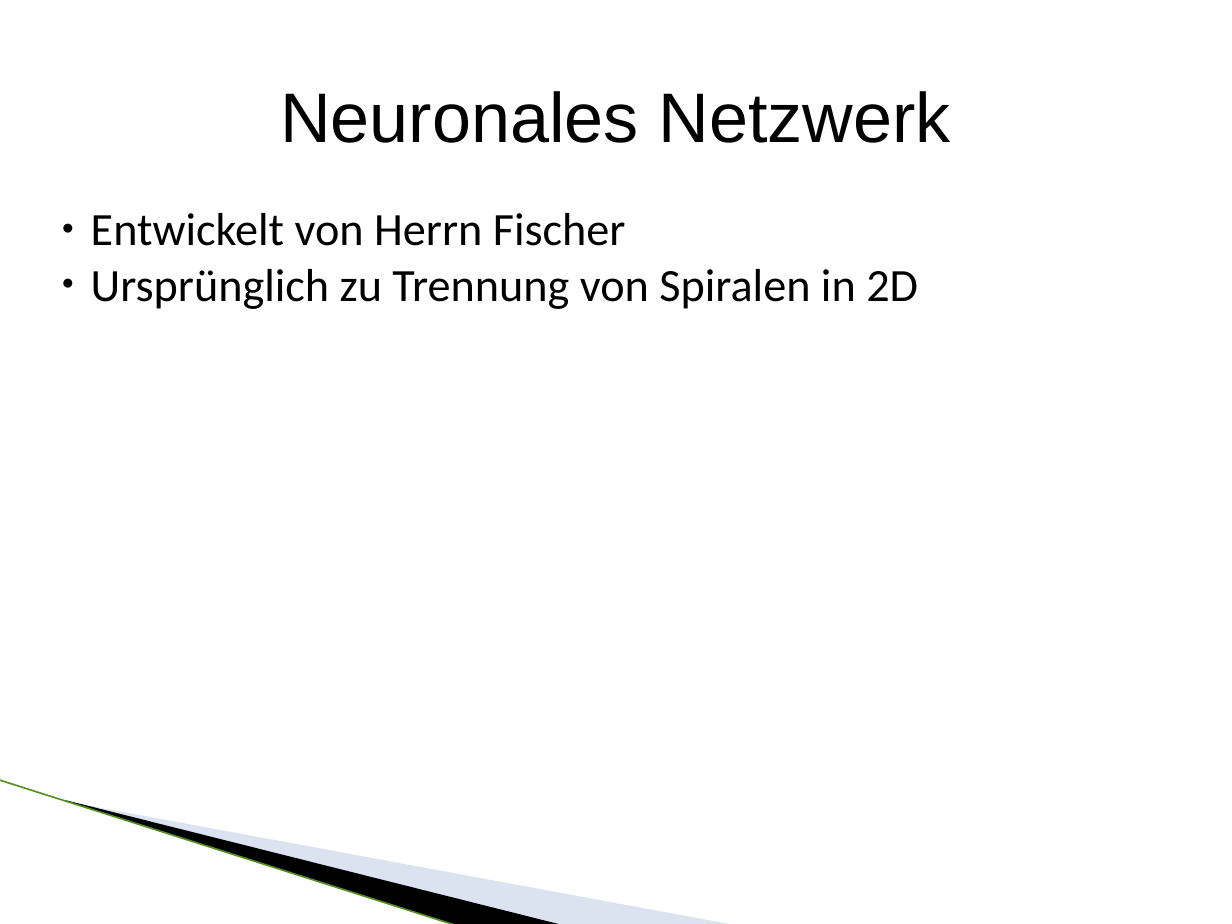
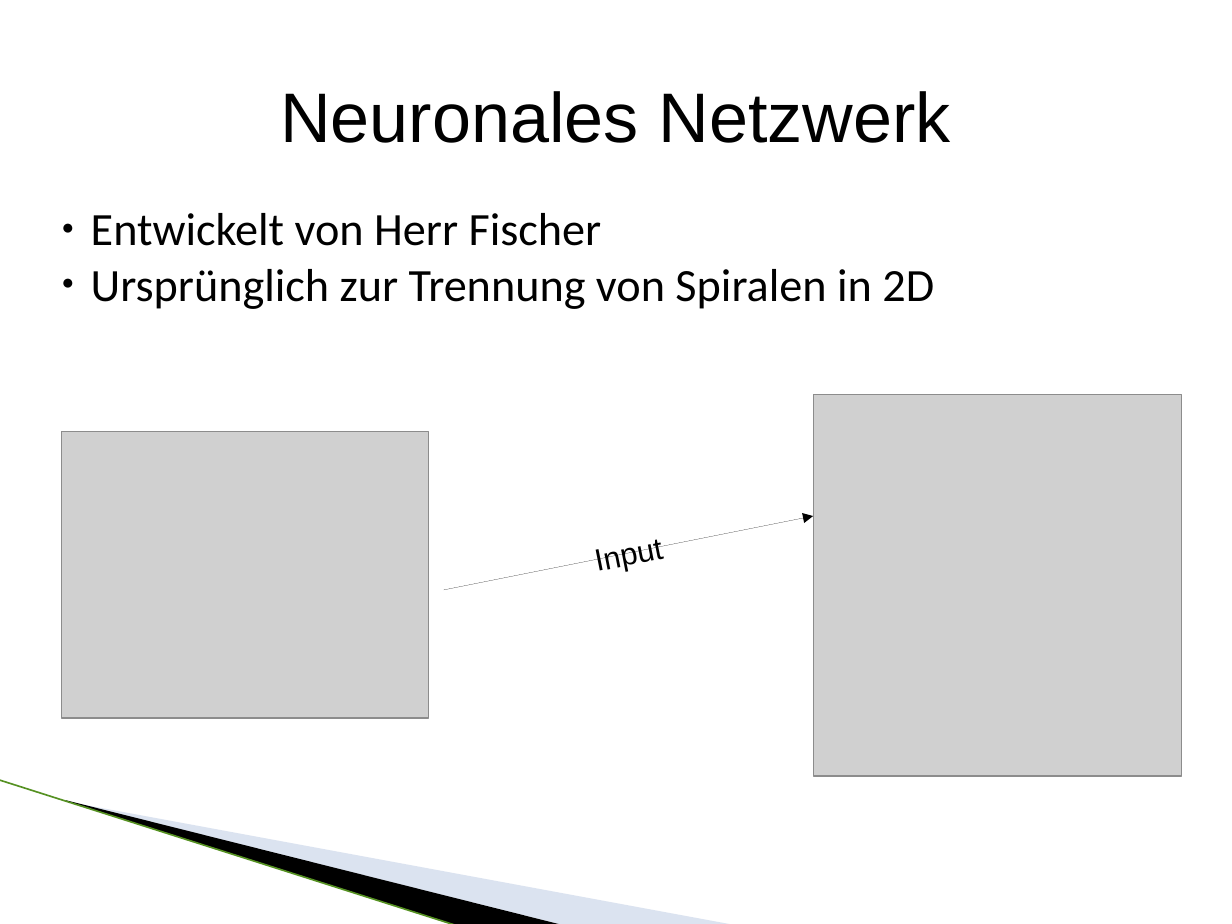
Before and after one commit to SEPSkyware6MM/StockForecast, a slide deck: slide 18 of ALR_Vortrag.pptx (slide 16 before the commit). Drawn at 1232x924 pixels with LibreOffice and Linux fonts; fonts in the diff are those of the drawing; grey boxes stand for pictures; background and template pictures are left out. Boxes give left, top, right and bottom in pixels: in the first picture for what was removed or moved away, otherwise in the second. Text is boxed around its words. In the diff, an @@ line names an element or a change of style, - is before the commit and + after.

```diff
--- a/ALR_Vortrag.pptx
+++ b/ALR_Vortrag.pptx
@@ text at (x1=91, y1=213, x2=934, y2=309): text changed @@
-● Entwickelt von Herrn Fischer
-● Ursprünglich zu Trennung von Spiralen in 2D
+● Entwickelt von Herr Fischer
+● Ursprünglich zur Trennung von Spiralen in 2D
@@ picture added at (x1=813, y1=394, x2=1181, y2=776) @@
@@ picture added at (x1=62, y1=431, x2=429, y2=718) @@
@@ line added at (x1=444, y1=516, x2=813, y2=590), outline #000000 0.75 pt, 18 pt, text #000000 @@
+Input
```
Also in this commit, not shown: 13 other slides changed, 2 slides added, 1 other file.
